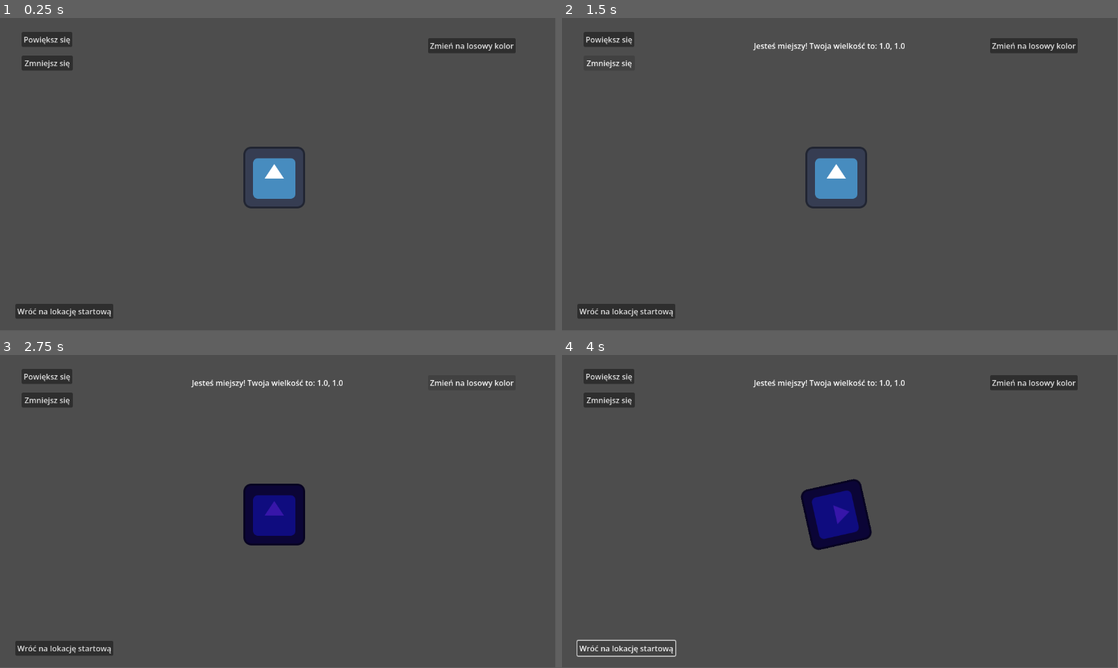
Above: before the commit, frames 1-4 (two rows, left to right).
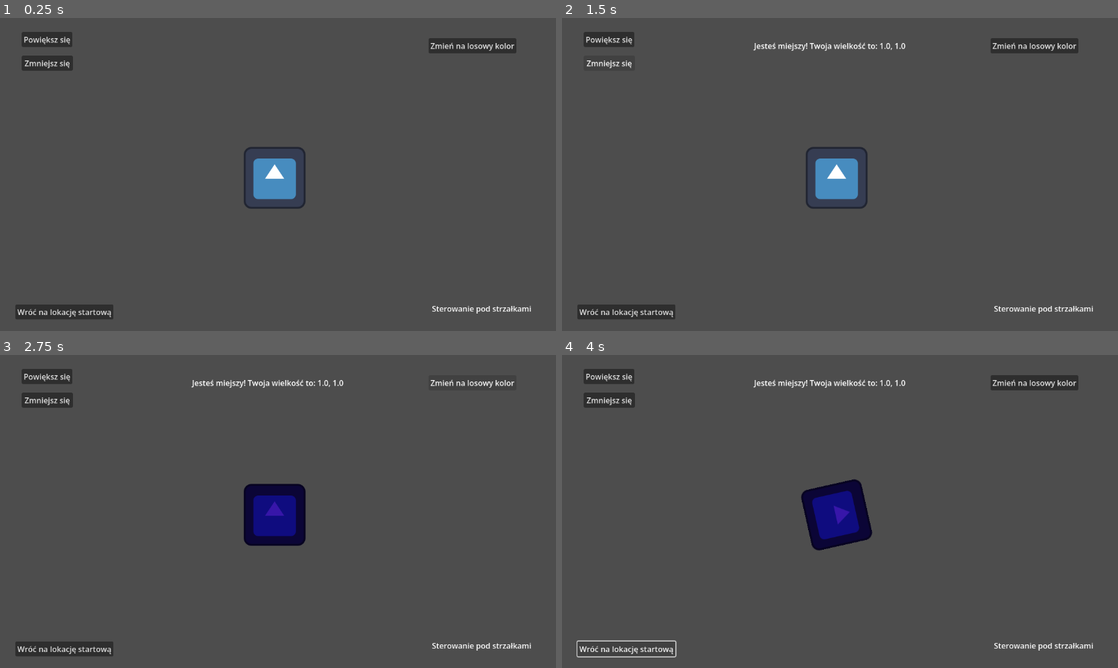
Above: after the commit, the same moments.

Repository: Crunczyslaw/TestowanieSygnalow
Game: Godot game, scene res://sprite_2d.tscn
Two runs of this game, one before a commit and one after it. Both use one fixed random seed, a clock stepped at 60 frames per second and the inputs below. The engine's default icon, where the game draws it, is replaced by a stand-in: a white triangle on a blue panel in a dark square.
Inputs:
- Up to frame 1 (0.25 s): no input
- Up to frame 2 (1.5 s): click "Powiększ się" at 0.5 s; click "Zmniejsz się" at 1.25 s
- Up to frame 3 (2.75 s): click "Zmień na losowy kolor" at 2 s
- Up to frame 4 (4 s): click "Wróć na lokację startową" at 2.75 s; tap Enter at 3.5 s; hold Right (ui_right) from 3.53 s (still down)
In our replay, the window is 799x449 before the commit and 800x450 after it. These sizes can differ from the game's own. Grey fills any space a smaller window leaves; there, only what the larger window draws over its background counts as a difference.

The runs differ from the first frame. In frame 1, 0.7% of the frame differs, in the area x 3-96%, y 6-96%; in frame 2, 0.9%; in frame 3, 0.9%; in frame 4, 1.0%, in the area x 2-96%, y 6-97%.

Commit message:
Notka o sterowaniu i dostosowanie do rezolucji

Diff:
--- a/project.godot
+++ b/project.godot
@@ -15,6 +15,10 @@
 config/features=PackedStringArray("4.6", "GL Compatibility")
 config/icon="res://icon.svg"
 
+[display]
+
+window/stretch/mode="viewport"
+
 [physics]
 
 3d/physics_engine="Jolt Physics"
--- a/sprite_2d.tscn
+++ b/sprite_2d.tscn
@@ -48,6 +48,19 @@
 offset_bottom = 624.0
 text = "Wróć na lokację startową"
 
+[node name="Label2" type="Label" parent="." unique_id=1765869030]
+anchors_preset = 12
+anchor_top = 1.0
+anchor_right = 1.0
+anchor_bottom = 1.0
+offset_left = 895.0
+offset_top = 590.0
+offset_right = 1101.0
+offset_bottom = 613.0
+grow_horizontal = 2
+grow_vertical = 0
+text = "Sterowanie pod strzałkami"
+
 [connection signal="mniejszy" from="Sprite2D" to="Label" method="_on_sprite_2d_mniejszy"]
 [connection signal="wiekszy" from="Sprite2D" to="Label" method="_on_sprite_2d_wiekszy"]
 [connection signal="pressed" from="Powieksz" to="Sprite2D" method="_on_powieksz_pressed"]
Not shown, changed: index.html
Not shown, changed: index.pck
